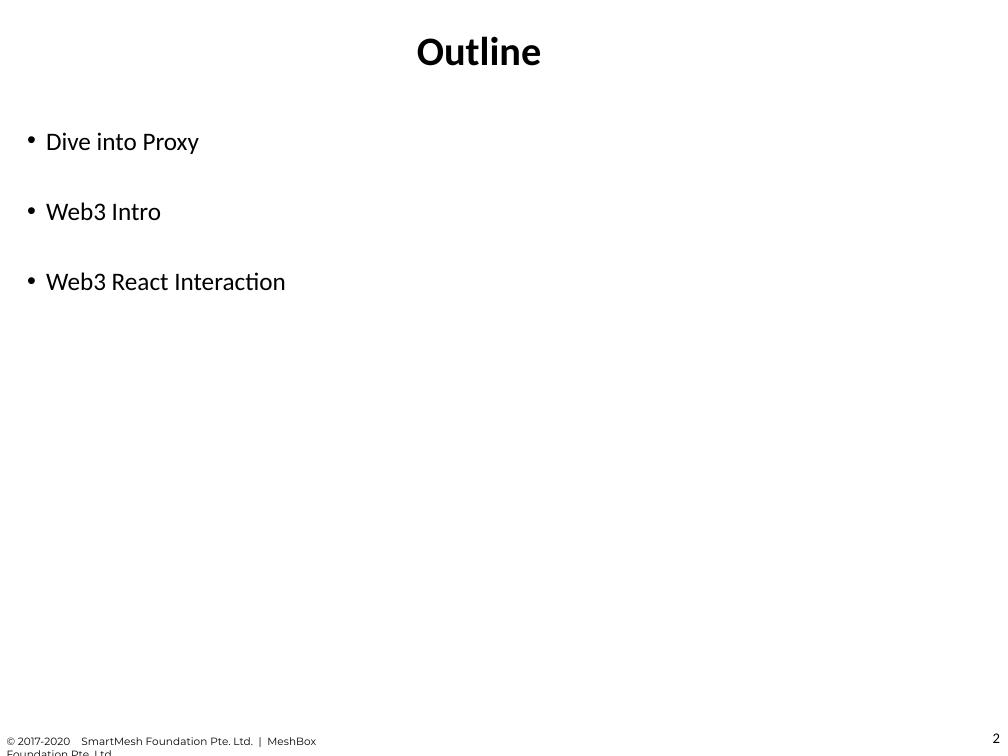
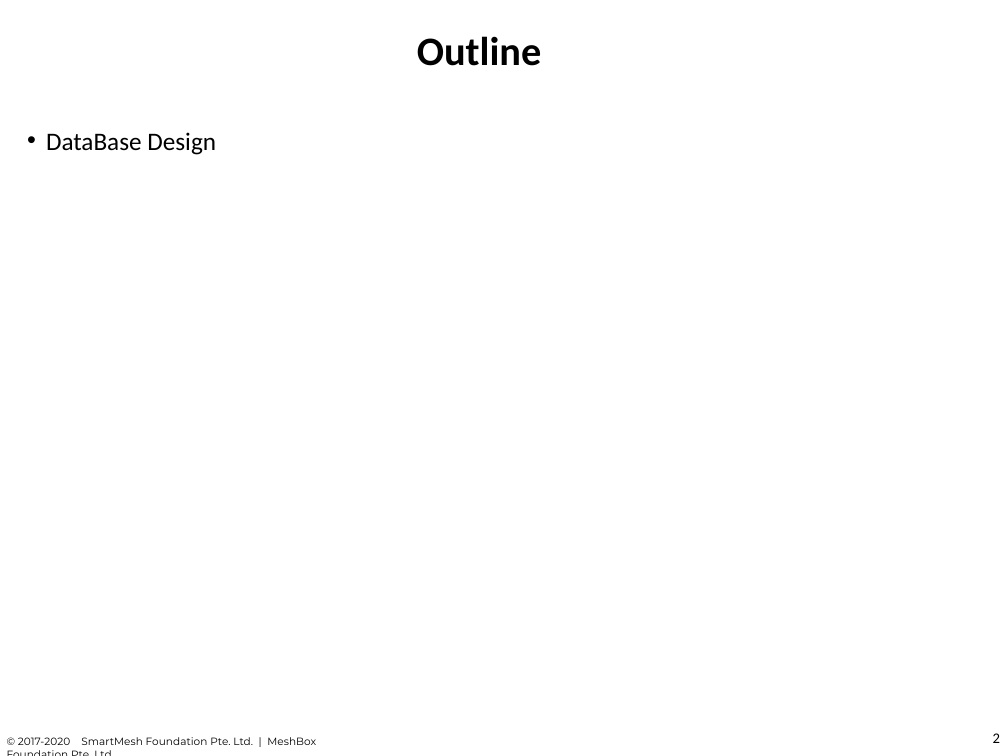
Before and after one commit to chuacw/SGUS-Slides, a slide deck: slide 2 of BCI - Day16 - Data Design & IPFS.pptx. Drawn at 1008x756 pixels with LibreOffice and Linux fonts; fonts in the diff are those of the drawing. Boxes give left, top, right and bottom in pixels: in the first picture for what was removed or moved away, otherwise in the second. Text is boxed around its words. In the diff, an @@ line names an element or a change of style, - is before the commit and + after.

```diff
--- a/BCI - Day16 - Data Design & IPFS.pptx
+++ b/BCI - Day16 - Data Design & IPFS.pptx
@@ text at [46,132,216,155]: text changed @@
-• Dive into Proxy
-• Web3 Intro
-• Web3 React Interaction
+• DataBase Design
```
Also in this commit, not shown: 3 slides added, 1 other file.
